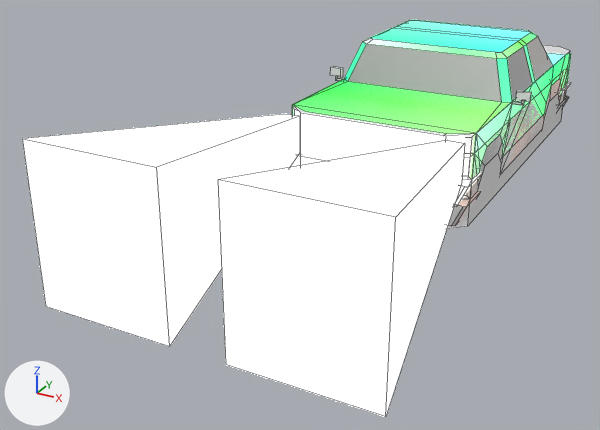
The FBX model Assets/FBX/Environment/NPCs/sedan1.fbx, before and after one commit.
One viewpoint serves both versions: a 50 mm camera at (5.82, -17.31, 6.3) aimed at (-1.35, -4.27, -0.22). The lights are fixed; the arrows at lower left show +X, +Y and +Z. Mesh edges are drawn as thin lines. Where no turn or scale is listed for an object, it has been applied to the vertices.

The older version as bpy lines, for what is in view:
```python
ob_sedan1 = bpy.data.objects.new('sedan1', me_cube_001)
ob_sedan1.location = (0.0, 0.0, 0.0)
ob_sedan1_dead = bpy.data.objects.new('sedan1_dead', me_cube_050)
ob_sedan1_dead.location = (0.0, 0.0, 0.0)
ob_sedan1_gr = bpy.data.objects.new('sedan1_gr', me_cube_003)
ob_sedan1_gr.location = (0.0, 0.0, 0.0)
# also in view: 'sedan1_cldr' at (0.0, 0.0, 0.89)
```
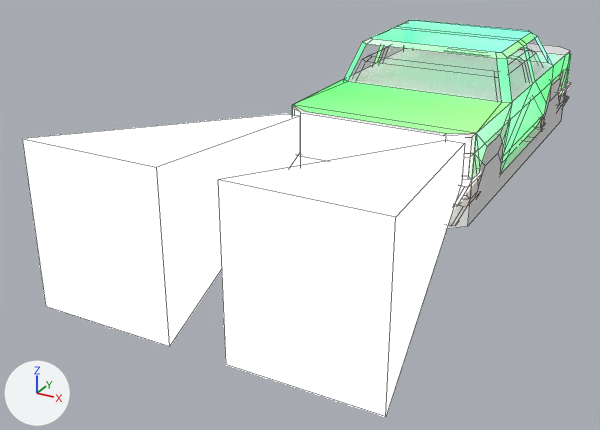
Changed parts and their boxes [x1, y1, x2, y2] in the pictures (600 x 430 px):
'sedan1', surface changed, reshaped
    before: [290, 20, 571, 205]
    after: [290, 20, 571, 207]
'sedan1_dead', surface changed
    both: [448, 71, 569, 226]
part 1 of me_cube_001, deleted
    before: [512, 101, 525, 106]
part 2 of me_cube_001, deleted
    before: [516, 91, 531, 102]
part 3 of me_cube_001, deleted
    before: [330, 66, 343, 77]

Edits to the bpy script that builds the scene:
```text
Change mat_retrouniversal:
    add n5 = _N.new('ShaderNodeTexImage'); n5.name = 'Image Texture.003'
    add n5.image = img_retroatlas_maingame_png
    where n0 = _N.new('ShaderNodeBsdfPrincipled'); n0.name = 'Principled BSDF'
    add _L.new(n5.outputs[0], n0.inputs[4])  # 'Color' to 'Alpha'
Change me_cube_001:
    where me_cube_001.from_pydata(...)  # 342 vertices, 302 faces; spans x -2.17..2.17, y -4.09..4.1, z 0.0..2.64
    used by ob_sedan1; location = (0.0, 0.0, 0.0)
    me_cube_001 part 1: the loose piece of 12 vertices spanning x 1.82..2.05, y -1.41..-1.36, z 1.72..1.83 is deleted
    me_cube_001 part 2: the loose piece of 8 vertices spanning x 1.88..2.17, y -1.45..-1.32, z 1.82..2.0 is deleted
    me_cube_001 part 3: the loose piece of 8 vertices spanning x -2.17..-1.88, y -1.45..-1.32, z 1.82..2.0 is deleted
```
